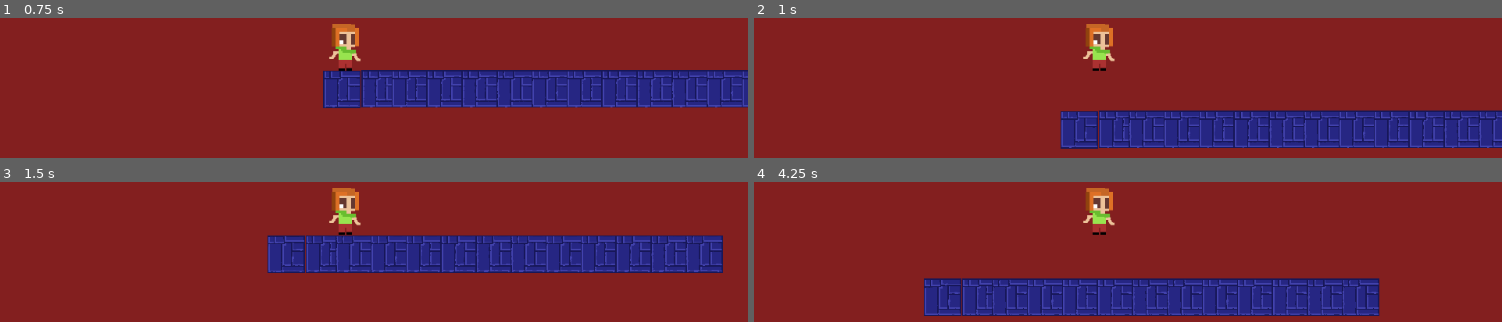
Above: before the commit, frames 1-4 (two rows, left to right).
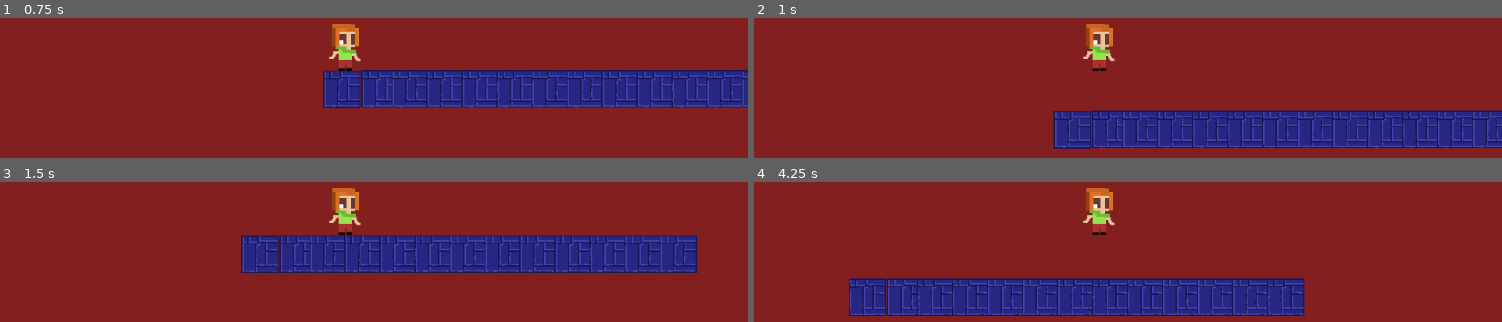
Above: after the commit, the same moments.

Repository: Gudvine/vkr_game_project
Game: Godot game, scene res://scenes/main.tscn
Two runs of this game, one before a commit and one after it. Both use one fixed random seed, a clock stepped at 60 frames per second and the inputs below.
Inputs:
- Up to frame 1 (0.75 s): tap Enter at 0.5 s; hold Right (ui_right) from 0.53 s (still down)
- Up to frame 2 (1 s): keep holding Right (ui_right); tap Up (ui_up) at 0.77 s
- Up to frame 3 (1.5 s): keep holding Right (ui_right)
- Up to frame 4 (4.25 s): tap Up (ui_up) at 1.52, 3.02, 3.77 s; release Right (ui_right) at 2.03 s; hold Left (ui_left) 2.03-2.78 s; hold Right (ui_right) from 2.78 s (still down)

Frame 1 is identical in both runs. In frame 2, 5.4% of the frame differs, in the area x 39-100%, y 65-94%; in frame 3, 7.3%; in frame 4, 9.9%, in the area x 12-84%, y 68-96%.

Commit message:
added enemy scene

Diff:
--- /dev/null
+++ b/game_proj/scenes/Enemy.gd
@@ -0,0 +1,7 @@
+extends RigidBody2D
+
+func _on_VisibilityNotifier2D_screen_exited():
+		queue_free()
+
+func _ready():
+	pass
--- /dev/null
+++ b/game_proj/scenes/Enemy.tscn
@@ -0,0 +1,22 @@
+[gd_scene load_steps=4 format=2]
+
+[ext_resource path="res://assets/slime_enemy.png" type="Texture" id=1]
+[ext_resource path="res://scenes/Enemy.gd" type="Script" id=2]
+
+[sub_resource type="RectangleShape2D" id=1]
+extents = Vector2( 201.216, 130.548 )
+
+[node name="EnemySlime" type="RigidBody2D"]
+collision_mask = 0
+gravity_scale = 0.0
+script = ExtResource( 2 )
+
+[node name="Sprite" type="Sprite" parent="."]
+position = Vector2( -1.78378, -48.7575 )
+texture = ExtResource( 1 )
+
+[node name="CollisionShape2D" type="CollisionShape2D" parent="."]
+position = Vector2( -3.21637, 16.0509 )
+shape = SubResource( 1 )
+
+[node name="VisibilityNotifier2D" type="VisibilityNotifier2D" parent="."]
--- a/game_proj/scenes/Player.gd
+++ b/game_proj/scenes/Player.gd
@@ -1,6 +1,6 @@
 extends KinematicBody2D
 
-const SPEED = 100.0
+const SPEED = 150.0
 const FLOOR = Vector2(0, -1)
 const GRAVITY = 950
 const JUMP_POWER = 350
--- /dev/null
+++ b/game_proj/scenes/main.gd
@@ -0,0 +1,19 @@
+extends Node2D
+
+
+var noise = OpenSimplexNoise.new()
+
+
+func _ready():
+
+	noise.period = 32
+	noise.persistence = 0.3
+
+	for x in range(30):
+		for y in range(20):
+			var noise_height = noise.get_noise_1d(x)
+
+			if ceil(noise_height * 10) < y or y > 5:
+				$TileMap.set_cellv(Vector2(x,y), 0)
+
+	$TileMap.update_bitmask_region(Vector2(0,0), Vector2(300,200))
